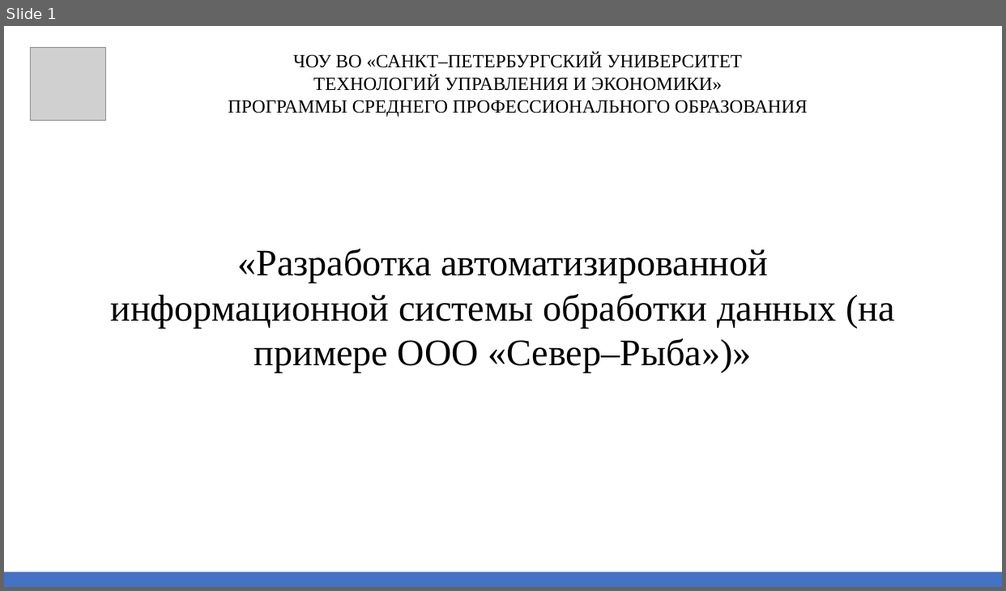
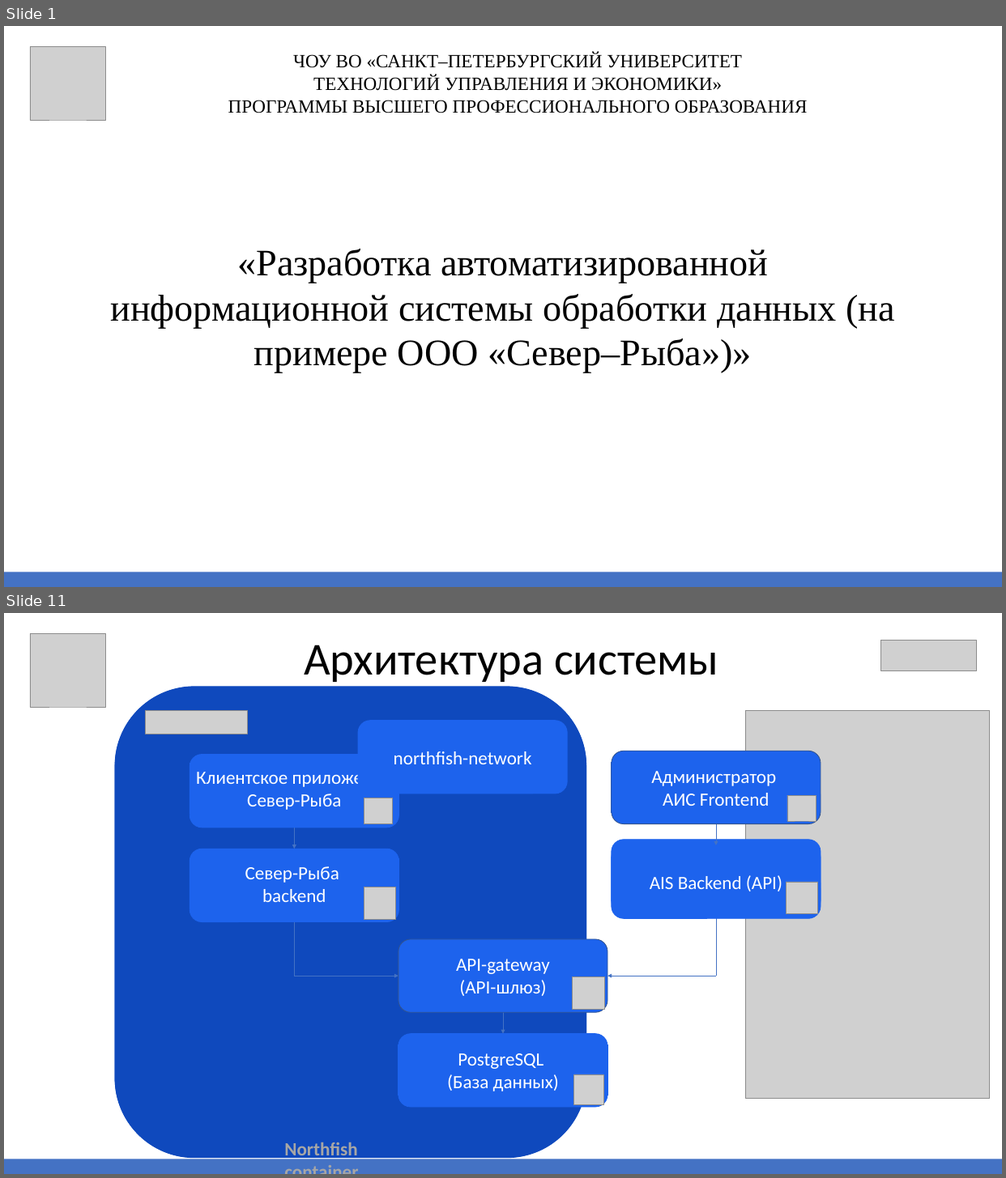
Before and after one commit to katarymba/preza, a slide deck: Презентация.pptx. Shown one above the other, each under a label of ours: slide 1 before the commit, slides 1 and 11 after it; the slides between them are not shown. The pictures are 1006x591 and 1006x1178 pixels, drawn with LibreOffice and Linux fonts; fonts in the diff are those of the drawing; grey boxes stand for pictures. Boxes give left, top, right and bottom in pixels: in the first picture for what was removed or moved away, otherwise in the second. Text is boxed around its words. In the diff, an @@ line names an element or a change of style, - is before the commit and + after.

```diff
--- a/Презентация.pptx
+++ b/Презентация.pptx
@@ slide 11 added at box(4, 613, 1002, 1174), background #FFFFFF; not listed: 1 template element that a slide beside it also shows @@
@@ picture added at box(30, 634, 106, 707) @@
@@ text added at box(304, 645, 718, 682), 66 pt, text #000000 @@
+Архитектура системы
@@ picture added at box(880, 641, 976, 671) @@
@@ rounded rectangle added at box(117, 688, 585, 1157), fill #0F49BD, outline #0F49BD 4.5 pt @@
@@ rounded rectangle added at box(117, 688, 585, 1157), outline #0F49BD 4.5 pt @@
@@ picture added at box(146, 710, 248, 733) @@
@@ rounded rectangle added at box(358, 720, 567, 794), fill #1D63ED, outline #1D63ED 1 pt, 27 pt, text #FFFFFF @@
+northfish-network
@@ picture added at box(745, 710, 989, 1098) @@
@@ rectangle added at box(189, 763, 398, 814), fill #1D63ED, outline #1D63ED 0.75 pt, 27 pt, text #FFFFFF @@
+sever-fish-frontend :5173 container
@@ rectangle added at box(612, 762, 820, 812), fill #1D63ED, outline #1D63ED 0.75 pt, 27 pt, text #FFFFFF @@
+ais-frontend :5174 container
@@ rounded rectangle added at box(612, 840, 820, 913), fill #1D63ED, outline #1D63ED 1 pt @@
@@ rectangle added at box(189, 859, 398, 909), fill #1D63ED, outline #1D63ED 0.75 pt, 27 pt, text #FFFFFF @@
+sever-fish-backend :8000 container
@@ group added at box(189, 751, 820, 1107): 6 rounded rectangles, 6 texts, 6 pictures, 5 arrows, 2 lines @@
+PostgreSQL
+(База данных)
+Клиентское приложение Север-Рыба
+Администратор
+АИС Frontend
+Север-Рыба
+backend
+AIS Backend (API)
+API-gateway (API-шлюз)
@@ rectangle added at box(398, 1045, 607, 1096), fill #1D63ED, outline #1D63ED 0.75 pt, 27 pt, text #FFFFFF @@
+northfish-db :5432
+postgres:latest
@@ text added at box(284, 1143, 357, 1161), 27 pt, text #A6A6A6, bold @@
+Northfish container
@@ slide 1 changed as well @@
@@ text at box(228, 100, 808, 113): text changed @@
-ПРОГРАММЫ СРЕДНЕГО ПРОФЕССИОНАЛЬНОГО ОБРАЗОВАНИЯ
+ПРОГРАММЫ ВЫСШЕГО ПРОФЕССИОНАЛЬНОГО ОБРАЗОВАНИЯ
```
Also in this commit, not shown: 5 other slides changed, 12 other slides added, 7 slides removed.
